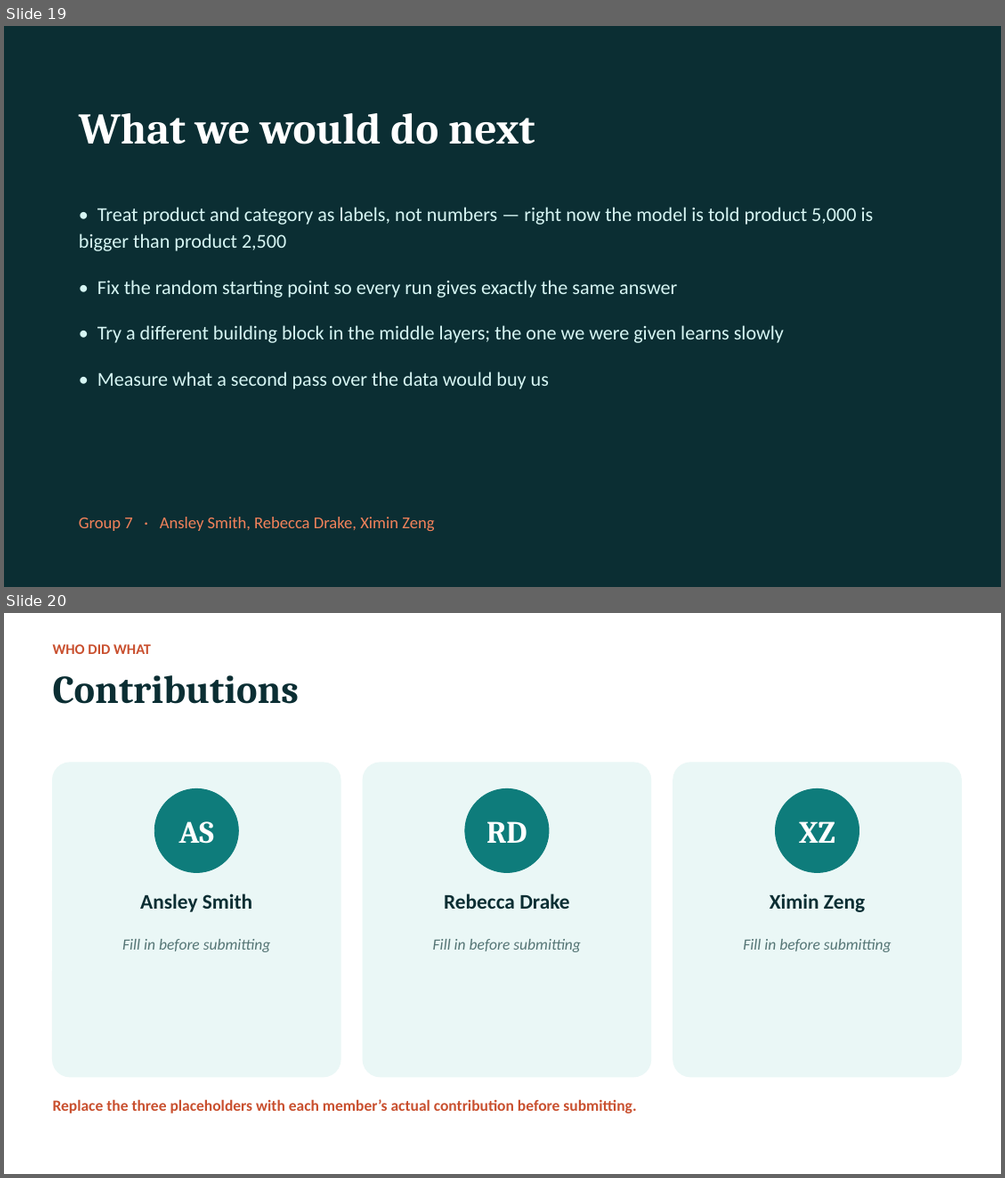
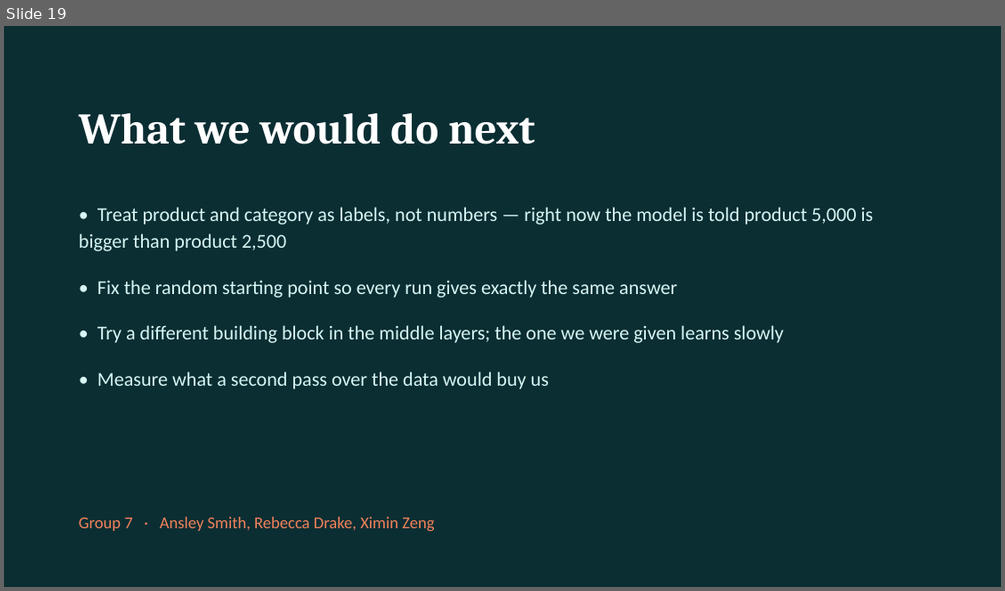
Before and after one commit to bgdrake03/Deep-Learning-Assignment-1, a slide deck: presentation/Group7_Assignment1_Incremental_Learning.pptx. Shown one above the other, each under a label of ours: slides 19 and 20 before the commit, slide 19 after it. The pictures are 1005x1178 and 1005x591 pixels, drawn with LibreOffice and Linux fonts; fonts in the diff are those of the drawing. Boxes give left, top, right and bottom in pixels: in the first picture for what was removed or moved away, otherwise in the second. Text is boxed around its words. In the diff, an @@ line names an element or a change of style, - is before the commit and + after.

```diff
--- a/presentation/Group7_Assignment1_Incremental_Learning.pptx
+++ b/presentation/Group7_Assignment1_Incremental_Learning.pptx
@@ slide 20 removed at (x1=4, y1=613, x2=1001, y2=1174), background #FFFFFF @@
@@ text removed at (x1=53, y1=644, x2=151, y2=654) @@
-WHO DID WHAT
@@ text removed at (x1=53, y1=675, x2=299, y2=704) @@
-Contributions
@@ rounded rectangle removed at (x1=53, y1=763, x2=340, y2=1077) @@
@@ rounded rectangle removed at (x1=363, y1=763, x2=651, y2=1077) @@
@@ rounded rectangle removed at (x1=673, y1=763, x2=961, y2=1077) @@
@@ ellipse removed at (x1=155, y1=788, x2=239, y2=873) @@
-AS
@@ ellipse removed at (x1=465, y1=788, x2=550, y2=873) @@
-RD
@@ ellipse removed at (x1=775, y1=788, x2=858, y2=873) @@
-XZ
@@ text removed at (x1=140, y1=893, x2=252, y2=912) @@
-Ansley Smith
@@ text removed at (x1=444, y1=893, x2=569, y2=908) @@
-Rebecca Drake
@@ text removed at (x1=769, y1=893, x2=865, y2=912) @@
-Ximin Zeng
@@ text removed at (x1=122, y1=939, x2=271, y2=952) @@
-Fill in before submitting
@@ text removed at (x1=433, y1=939, x2=581, y2=952) @@
-Fill in before submitting
@@ text removed at (x1=743, y1=939, x2=891, y2=952) @@
-Fill in before submitting
@@ text removed at (x1=53, y1=1099, x2=636, y2=1113) @@
-Replace the three placeholders with each member’s actual contribution before submitting.
```
Also in this commit, not shown: 1 slide added, 1 other file.
